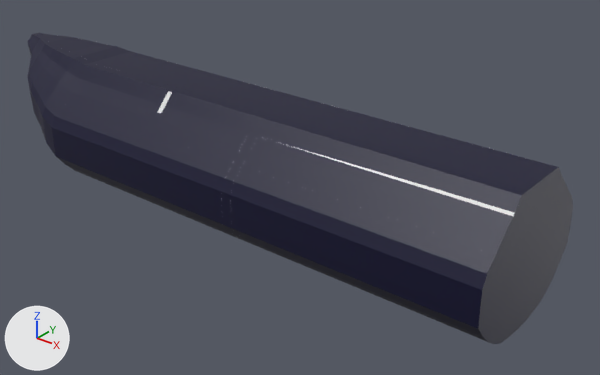
The Blender file Assets/3D/Submarine.blend: old version first, new version second.
Both versions are drawn from a 50 mm lens placed at (85.1, -102.2, 73.7), pointed at (-1.0, 5.4, 7.0). The axes (+X, +Y, +Z) are drawn at lower left. The lights are the same throughout.

Objects in the first picture: 'Submarine-col'.
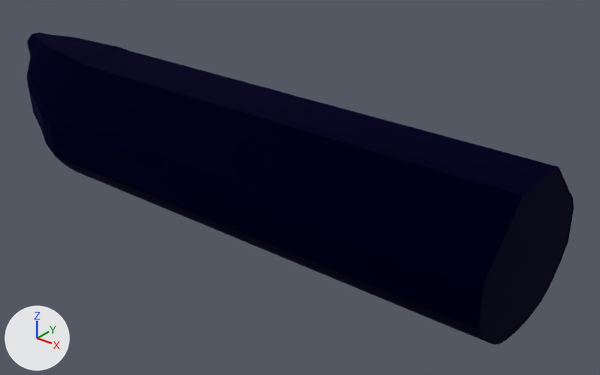
Location of each change, [x1, y1, x2, y2] in pixels of the pictures (600 x 375 px):
'Submarine-col', surface changed, recoloured, modifiers changed
    before: [27, 33, 573, 344]
    after: [27, 33, 574, 345]
part 1 of me_cube, recoloured
    before: [57, 35, 514, 222]
    after: [138, 111, 573, 343]

What the commit changed:
In material 'Material.001' (mat_material_001), metallic goes from 0.0 to 1.0.
In material 'Material.001' (mat_material_001), roughness goes from 0.5 to 1.0.
Material 'Material.003' (mat_material_003) is new.
Its base color is (0.0898, 0.108, 0.112) (dark grey #555c5e).
Its metallic is 1.0.
Its roughness is 1.0.
me_cube has 2802 vertices, 2737 faces, 4 loose edges and spans x -70.0..46.0, y -15.0..15.0, z -1.0..251.0.
me_cube is used by ob_submarine_col; location (0.0, 0.0, 0.0); scale (1.0, 1.0, 0.1).
me_cube part 1: 1565 of the faces centred in x -68.0..46.0, y -15.0..15.0, z -1.0..251.0 switch from mat_material (white #e7e7e7) to mat_material_001 (dark blue #02002e).
me_cube now uses material mat_material_003 (dark grey #555c5e).
Object 'Submarine-col' (ob_submarine_col) gains a SOLIDIFY modifier named 'Solidify'.
Modifier setting: solidify_mode = 'NON_MANIFOLD'.
Modifier setting: thickness = -0.15.
Modifier setting: nonmanifold_thickness_mode = 'FIXED'.
